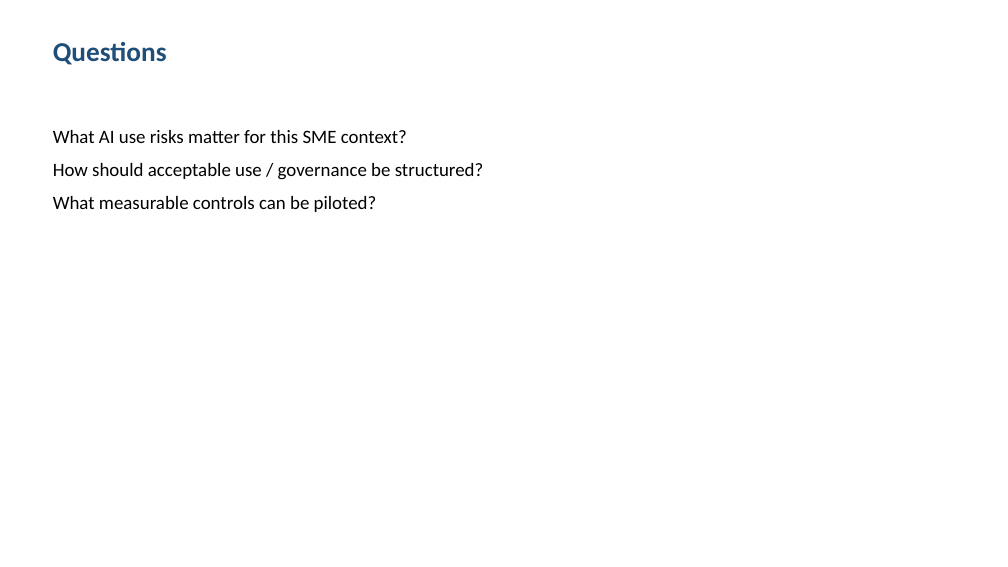
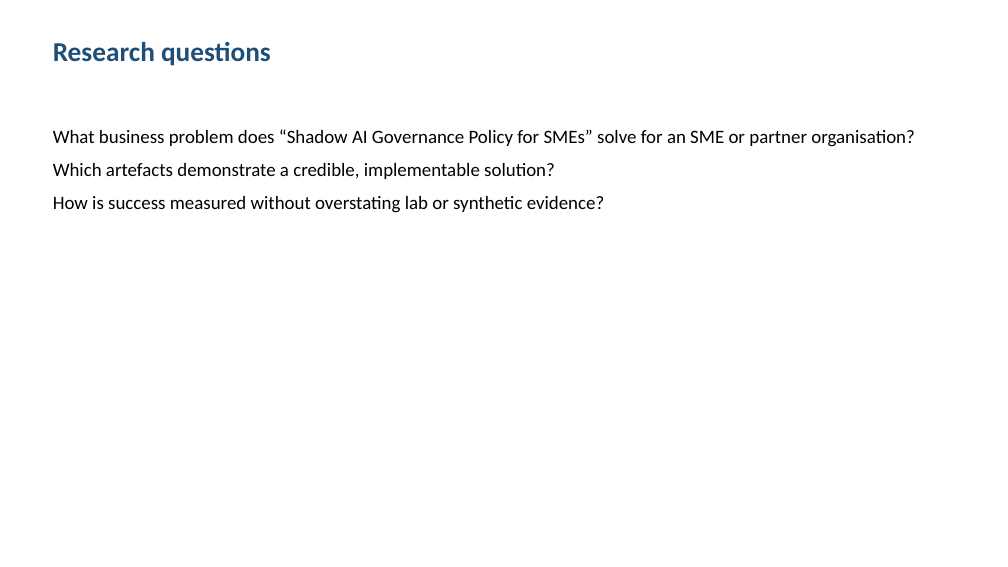
Before and after one commit to shohrabniaz/shadow-ai-governance-policy-for-smes, a slide deck: slide 2 of Final_Submission/02_Presentation.pptx. Drawn at 1008x567 pixels with LibreOffice and Linux fonts; fonts in the diff are those of the drawing. Boxes give left, top, right and bottom in pixels: in the first picture for what was removed or moved away, otherwise in the second. Text is boxed around its words. In the diff, an @@ line names an element or a change of style, - is before the commit and + after.

```diff
--- a/Final_Submission/02_Presentation.pptx
+++ b/Final_Submission/02_Presentation.pptx
@@ text at box(53, 42, 271, 66): text changed @@
-Questions
+Research questions
@@ text at box(53, 129, 915, 213): text changed @@
-What AI use risks matter for this SME context?
-How should acceptable use / governance be structured?
-What measurable controls can be piloted?
+What business problem does “Shadow AI Governance Policy for SMEs” solve for an SME or partner organisation?
+Which artefacts demonstrate a credible, implementable solution?
+How is success measured without overstating lab or synthetic evidence?
```
Also in this commit, not shown: 3 other slides changed, 12 other files.
